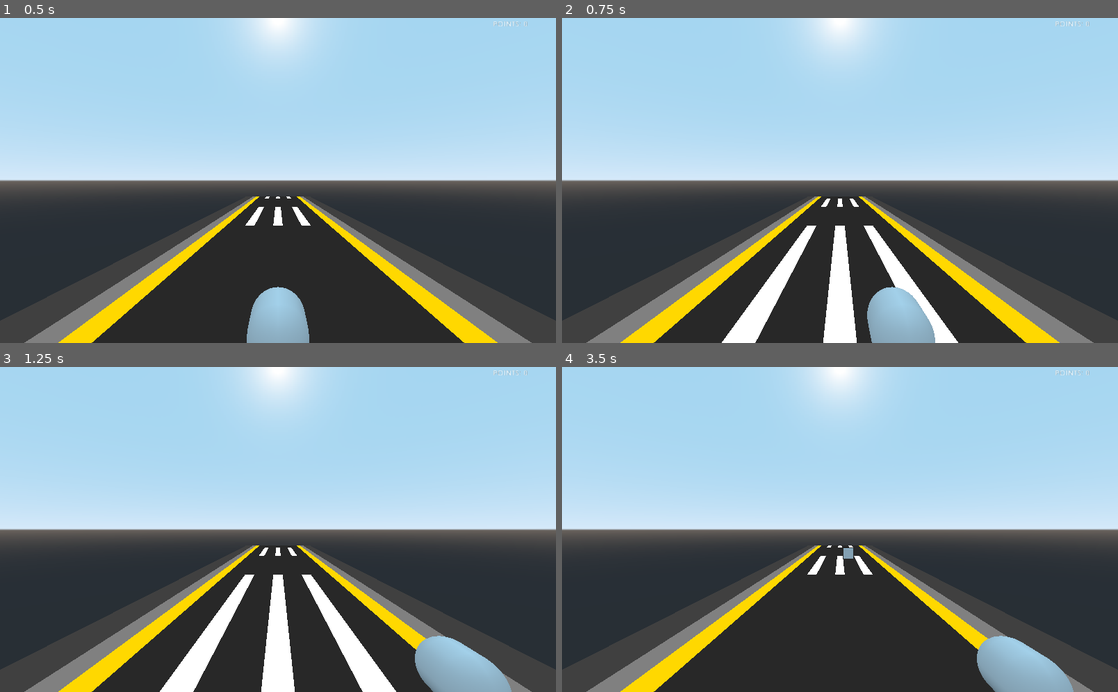
Above: before the commit, frames 1-4 (two rows, left to right).
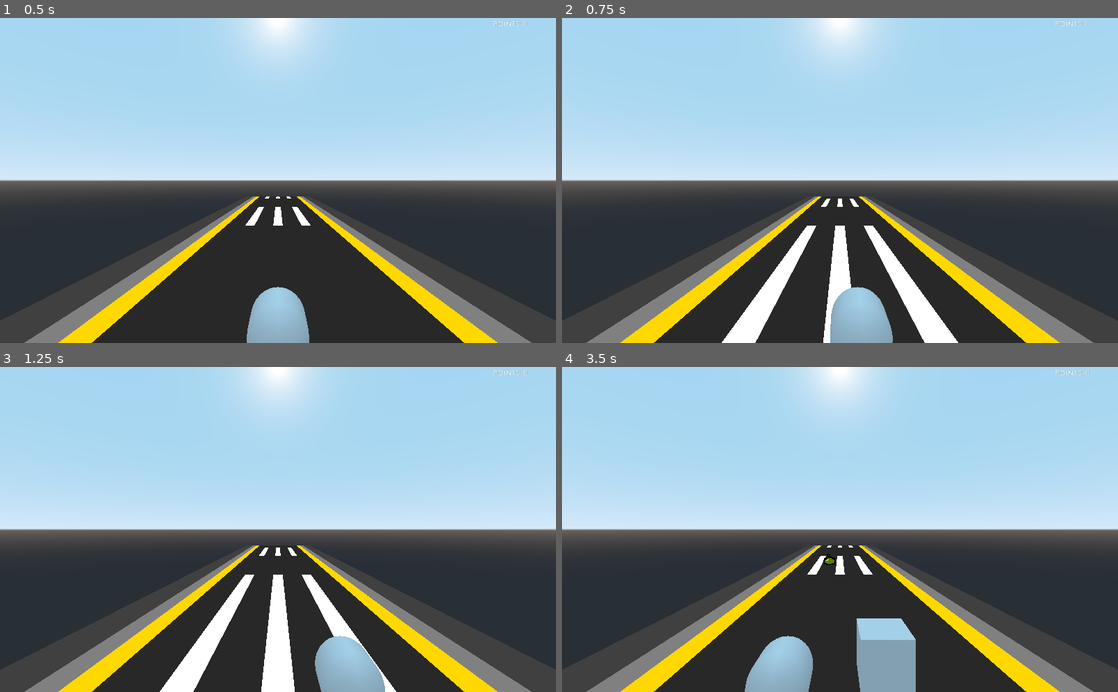
Above: after the commit, the same moments.

Repository: ClarkThyLord/Speed-Trash
Game: Godot game, scene res://src/game/game.tscn
Same seed, same stepped clock (60 frames per second), same inputs: the game is played once before the commit and once after it.
Inputs:
- Up to frame 1 (0.5 s): no input
- Up to frame 2 (0.75 s): hold Right (ui_right) from 0.53 s (still down); hold Space (action_break, bound only after the commit) from 0.53 s (still down)
- Up to frame 3 (1.25 s): keep holding Right (ui_right); keep holding Space (action_break, bound only after the commit)
- Up to frame 4 (3.5 s): release Right (ui_right) at 1.28 s; release Space (action_break, bound only after the commit) at 1.28 s; hold Left (ui_left) 1.28-2.03 s; tap Space (action_break, bound only after the commit) at 1.35, 2.85 s; hold Right (ui_right) 2.03-2.78 s; hold Space (action_break, bound only after the commit) 2.03-2.78 s; hold Shift (action_accelerate, bound only after the commit) from 2.78 s (still down)

Frame 1 is identical in both runs. In frame 2, 2.3% of the frame differs, in the area x 48-68%, y 82-100%; in frame 3, 3.8%; in frame 4, 6.1%, in the area x 32-92%, y 55-100%.

Commit message:
add break and boost to GarbageTruck
Clark was here :V

Diff:
--- a/project.godot
+++ b/project.godot
@@ -39,6 +39,16 @@
 , Object(InputEventKey,"resource_local_to_scene":false,"resource_name":"","device":0,"alt":false,"shift":false,"control":false,"meta":false,"command":false,"pressed":false,"scancode":68,"unicode":0,"echo":false,"script":null)
  ]
 }
+action_break={
+"deadzone": 0.5,
+"events": [ Object(InputEventKey,"resource_local_to_scene":false,"resource_name":"","device":0,"alt":false,"shift":false,"control":false,"meta":false,"command":false,"pressed":false,"scancode":32,"unicode":0,"echo":false,"script":null)
+ ]
+}
+action_accelerate={
+"deadzone": 0.5,
+"events": [ Object(InputEventKey,"resource_local_to_scene":false,"resource_name":"","device":0,"alt":false,"shift":false,"control":false,"meta":false,"command":false,"pressed":false,"scancode":16777237,"unicode":0,"echo":false,"script":null)
+ ]
+}
 
 [rendering]
 
--- a/src/garbage_truck/garbage_truck.gd
+++ b/src/garbage_truck/garbage_truck.gd
@@ -4,6 +4,25 @@
 
 ## Exported Variables
 export var speed := 10.0
+
+export(float, 0.0, 1.0) var deceleration := 0.25
+
+export(float, 0.0, 1.0) var acceleration := 0.25
+
+export(float, 0.0, 100.0) var boost_usage := 1.0
+
+export(float, 0.0, 100.0) var break_usage := 1.0
+
+export(float, 0.0, 100.0) var momentum := 0.0
+
+export(float, 0.0, 100.0) var momentum_growth := 10.0
+
+
+
+## Private Variables
+var _breaking := false
+
+var _boosting := false
 
 
 
@@ -15,4 +34,24 @@
 	if Input.is_action_pressed("ui_left") and translation.x > -6:
 		direction += Vector3.LEFT
 
+	_breaking = Input.is_action_pressed("action_break") and momentum >= break_usage
+	if _breaking:
+		direction -= direction * deceleration
+
+	_boosting = Input.is_action_pressed("action_accelerate") and momentum >= boost_usage
+	if _boosting:
+		direction += direction * acceleration
+
 	move_and_collide(direction * speed * delta)
+
+	momentum += momentum_growth * delta
+
+
+
+## Public Methods
+func is_boosting() -> bool:
+	return _boosting
+
+
+func is_breaking() -> bool:
+	return _breaking
--- a/src/map/map.gd
+++ b/src/map/map.gd
@@ -3,6 +3,8 @@
 
 
 ## Exported Variables
+export(float, 0.0, 100.0) var road_speed := 30
+
 export(int, 0, 100) var map_objects_max := 10
 
 export(float, 0.0, 10.0) var map_objects_spawn := 1.5
@@ -11,6 +13,8 @@
 
 ## OnReady Variables
 onready var road_animation : AnimationPlayer = get_node("Road/AnimationPlayer")
+
+onready var gargabe_truck := get_node("GargabeTruck")
 
 onready var map_objects : Spatial = get_node("MapObjects")
 
@@ -49,8 +53,16 @@
 
 		_spawn_time = 0.0
 
+	var road_velocity := Vector3(0, 0, road_speed)
+	if gargabe_truck.is_breaking():
+		road_velocity -= road_velocity * gargabe_truck.deceleration
+
+	if gargabe_truck.is_boosting():
+		road_velocity += road_velocity * gargabe_truck.acceleration
+
 	for map_object in map_objects.get_children():
-		map_object.translation += Vector3(0, 0, 30 * map_object.speed * delta)
+		map_object.translation += road_velocity * map_object.speed * delta
+
 		if map_object.translation.z > 0:
 			map_object.random()
 			map_object.translation = _spawn_points[randi() % _spawn_points.size()]
--- a/src/map/map.tscn
+++ b/src/map/map.tscn
@@ -55,14 +55,15 @@
 
 [node name="AnimationPlayer" type="AnimationPlayer" parent="Road"]
 autoplay = "idle"
-anims/idle = SubResource( 5 )
-anims/moving = SubResource( 6 )
+anims/idle = SubResource( 3 )
+anims/moving = SubResource( 4 )
 
 [node name="Camera" type="Camera" parent="."]
 transform = Transform( 1, 0, 0, 0, 1, 0, 0, 0, 1, 0, 5, 8 )
 current = true
 
 [node name="GargabeTruck" parent="." instance=ExtResource( 2 )]
+deceleration = 0.662
 
 [node name="MapObjects" type="Spatial" parent="."]
 
Not shown: 2 places in src/map/map.tscn that only renumber resources
